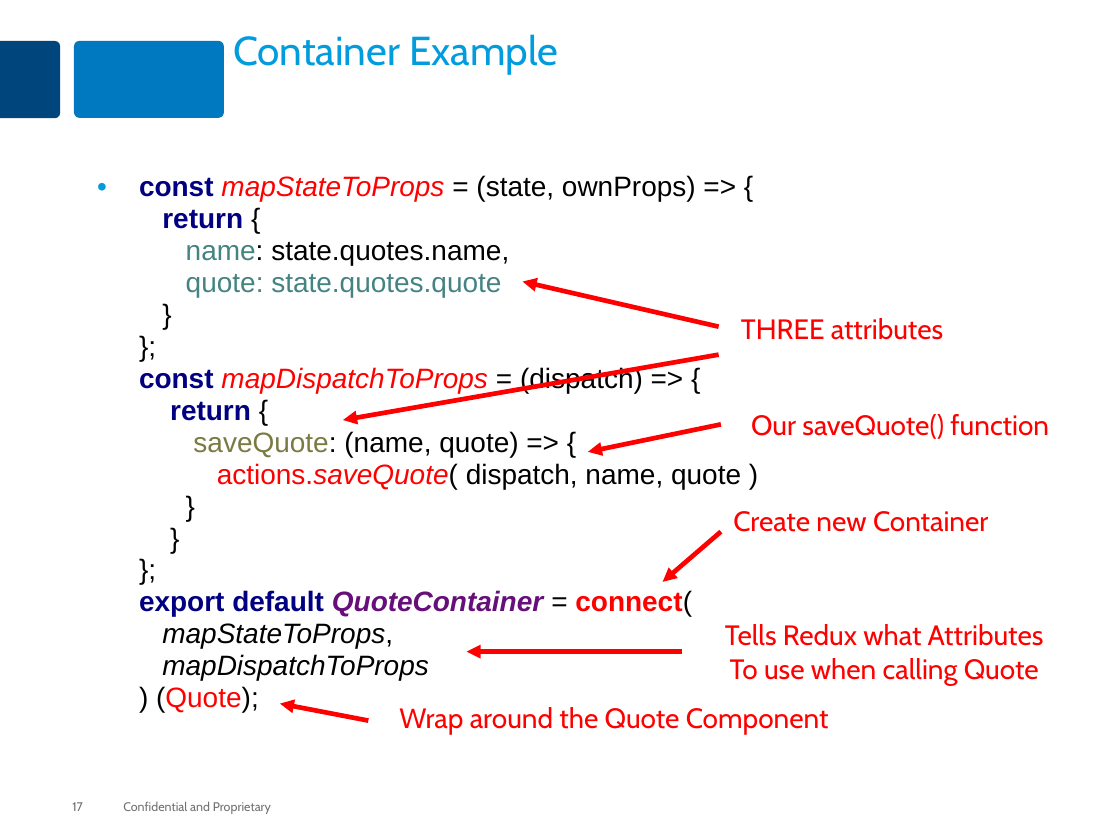
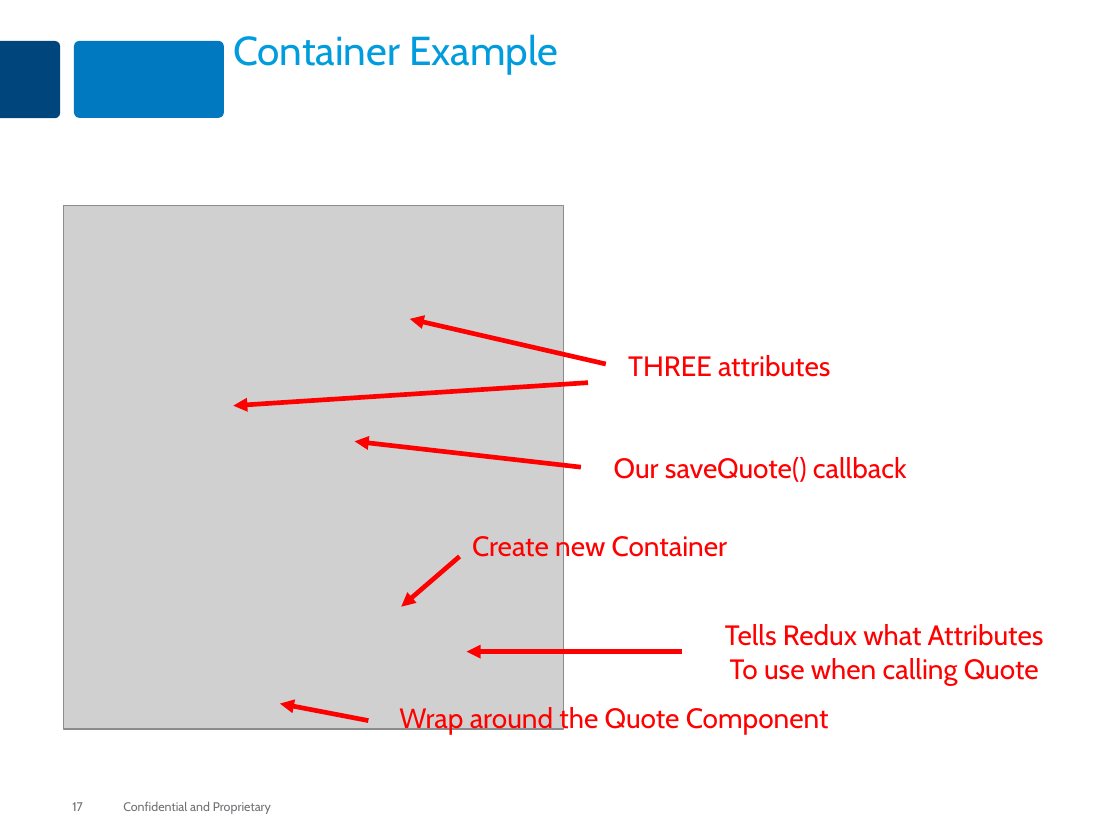
Before and after one commit to MaxMillington/react_practice, a slide deck: slide 17 of lesson-react-40-redux/react-redux.pptx. Drawn at 1120x840 pixels with LibreOffice and Linux fonts; fonts in the diff are those of the drawing; grey boxes stand for pictures. Boxes give left, top, right and bottom in pixels: in the first picture for what was removed or moved away, otherwise in the second. Text is boxed around its words. In the diff, an @@ line names an element or a change of style, - is before the commit and + after.

```diff
--- a/lesson-react-40-redux/react-redux.pptx
+++ b/lesson-react-40-redux/react-redux.pptx
@@ text removed at [139,175,741,712] @@
-  • const mapStateToProps = (state, ownProps) => {
-    return {
-    name: state.quotes.name,
-    quote: state.quotes.quote
-    }
-    };
-    const mapDispatchToProps = (dispatch) => {
-    return {
-    saveQuote: (name, quote) => {
-    actions.saveQuote( dispatch, name, quote )
-    }
-    }
-    };
-    export default QuoteContainer = connect(
-    mapStateToProps,
-    mapDispatchToProps
-    ) (Quote);
@@ picture added at [64,206,563,729] @@
@@ arrow moved from (719, 327) - (523, 281) to (606, 364) - (410, 319) @@
@@ text "THREE attributes": place and size @@
-text "THREE attributes" at [741,318,943,340]
+text "THREE attributes" at [628,355,830,377]
@@ arrow moved from (719, 355) - (343, 420) to (588, 383) - (233, 405) @@
@@ arrow moved from (721, 424) - (588, 451) to (581, 467) - (355, 441) @@
@@ text at [614,457,907,482]: text changed @@
-Our saveQuote() function
+Our saveQuote() callback
@@ text "Create new Container" rewrapped from [733,511,988,532] to [472,533,727,563] @@
@@ arrow moved from (721, 532) - (663, 582) to (459, 557) - (401, 607) @@
```
Also in this commit, not shown: 1 other slide changed, 14 other files.
